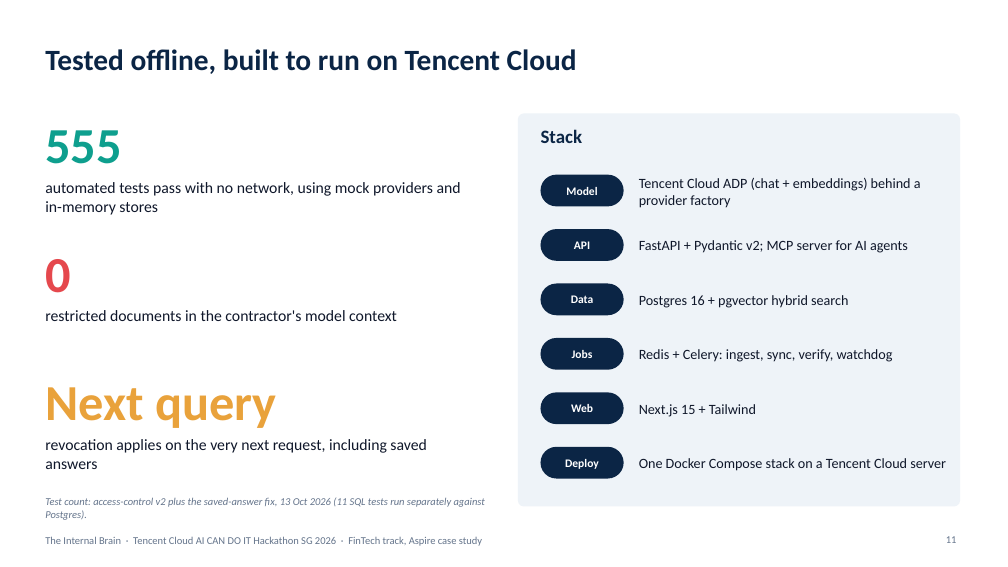
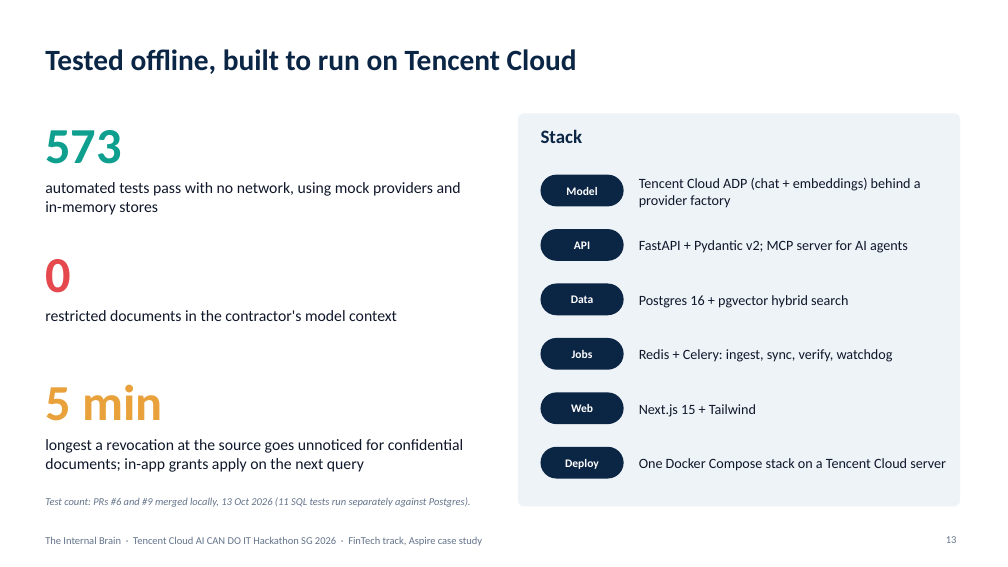
Before and after one commit to pavan2184/tencent-hack, a slide deck: slide 13 of docs/presentations/internal-brain-architecture.pptx (slide 11 before the commit). Drawn at 1008x567 pixels with LibreOffice and Linux fonts; fonts in the diff are those of the drawing. Boxes give left, top, right and bottom in pixels: in the first picture for what was removed or moved away, otherwise in the second. Text is boxed around its words. In the diff, an @@ line names an element or a change of style, - is before the commit and + after.

```diff
--- a/docs/presentations/internal-brain-architecture.pptx
+++ b/docs/presentations/internal-brain-architecture.pptx
@@ text at (45,130,121,164): text changed @@
-555
+573
@@ text at (45,384,162,421): text changed @@
-Next query
+5 min
@@ text at (45,439,463,472): text changed @@
-revocation applies on the very next request, including saved answers
+longest a revocation at the source goes unnoticed for confidential documents; in-app grants apply on the next query
@@ text at (45,497,471,507): text changed @@
-Test count: access-control v2 plus the saved-answer fix, 13 Oct 2026 (11 SQL tests run separately against Postgres).
+Test count: PRs #6 and #9 merged locally, 13 Oct 2026 (11 SQL tests run separately against Postgres).
```
Also in this commit, not shown: 7 other slides changed, 2 slides added, 3 other files.
